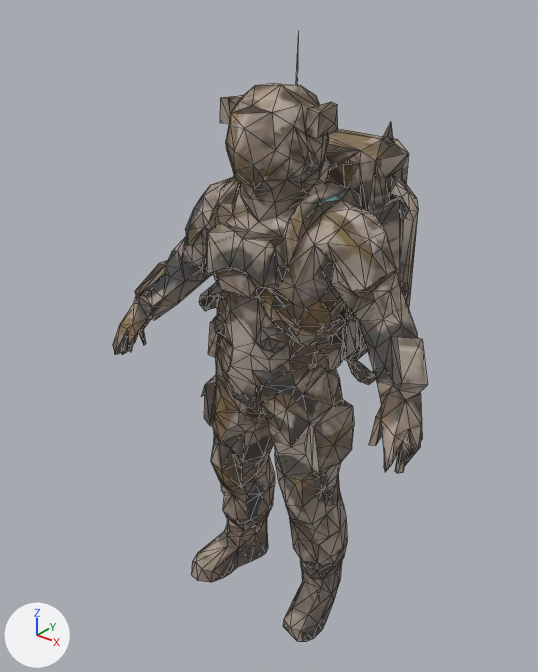
The glTF model packages/client/public/models/unit.player.glb: old version first, new version second.
Camera for both pictures: a 50 mm lens placed at (1.176, -1.628, 1.835), pointed at (-0.069, -0.071, 0.87). The lights are fixed; the arrows at lower left show +X, +Y and +Z. The older version comes first. Mesh edges are drawn as thin lines. Vertices at exactly the same position are counted once.

Before the edit, the objects in view are built like this:
```python
me_output_unwrapped = bpy.data.meshes.new('output_unwrapped')
me_output_unwrapped.from_pydata(...)  # 1198 vertices, 2431 faces; spans x -0.52..0.52, y -0.32..0.26, z 0.0..1.7
me_output_unwrapped.materials.append(mat_bakedmaterial)  # picture img_albedo
ob_output_unwrapped = bpy.data.objects.new('output_unwrapped', me_output_unwrapped)
ob_output_unwrapped.location = (0.0, 0.0, 0.0)
```
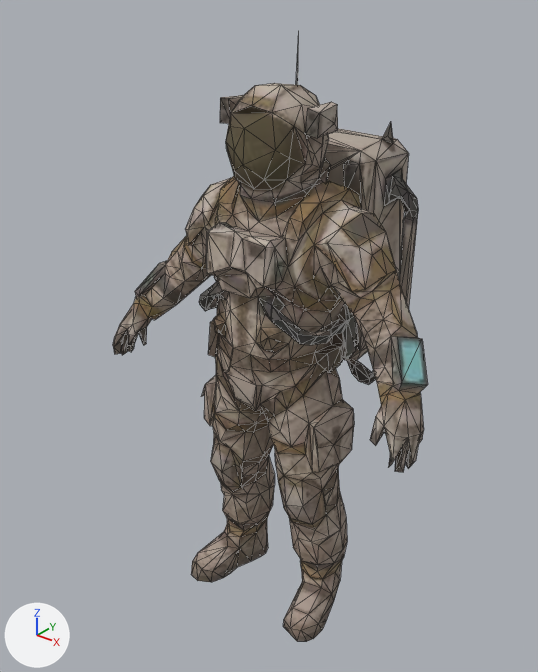
Diff of the bpy script that builds the scene:
```diff
--- a/packages/client/public/models/unit.player.glb.py
+++ b/packages/client/public/models/unit.player.glb.py
@@ me_output_unwrapped @@
 # used by ob_output_unwrapped; location = (0.0, 0.0, 0.0)
-me_output_unwrapped.from_pydata(...)  # 1198 vertices, 2431 faces; spans x -0.52..0.52, y -0.32..0.26, z 0.0..1.7
+me_output_unwrapped.from_pydata(...)  # 1226 vertices, 2455 faces; spans x -0.52..0.52, y -0.32..0.26, z 0.0..1.7
+# me_output_unwrapped part 1
+# 32 vertices are removed from x -0.51..0.52, y -0.32..0.19, z 0.42..1.35
+# 192 faces are deleted
+# 2 vertices move from x -0.19..0.03, y -0.26..0.11, z 1.3..1.42 to x -0.19..0.0, y -0.26..0.1, z 1.32..1.42
+# 60 vertices are added at x -0.52..0.52, y -0.32..0.2, z 0.38..1.28
+# 216 new faces join them
+# me_output_unwrapped part 2: 2026 kept faces spanning x -0.52..0.5, y -0.3..0.26, z 0.0..1.7 get new texture (UV) coordinates
 me_output_unwrapped.materials.append(mat_bakedmaterial)
```

What differs and where, as boxes (x1, y1, x2, y2) in the pictures (538 x 672 px; the box of a moved part takes in the faces that stretch with it):
part 1 of me_output_unwrapped, moved or reshaped
    before: (113, 129, 422, 511)
    after: (113, 129, 424, 518)
part 2 of me_output_unwrapped, surface changed
    both: (120, 55, 428, 642)
